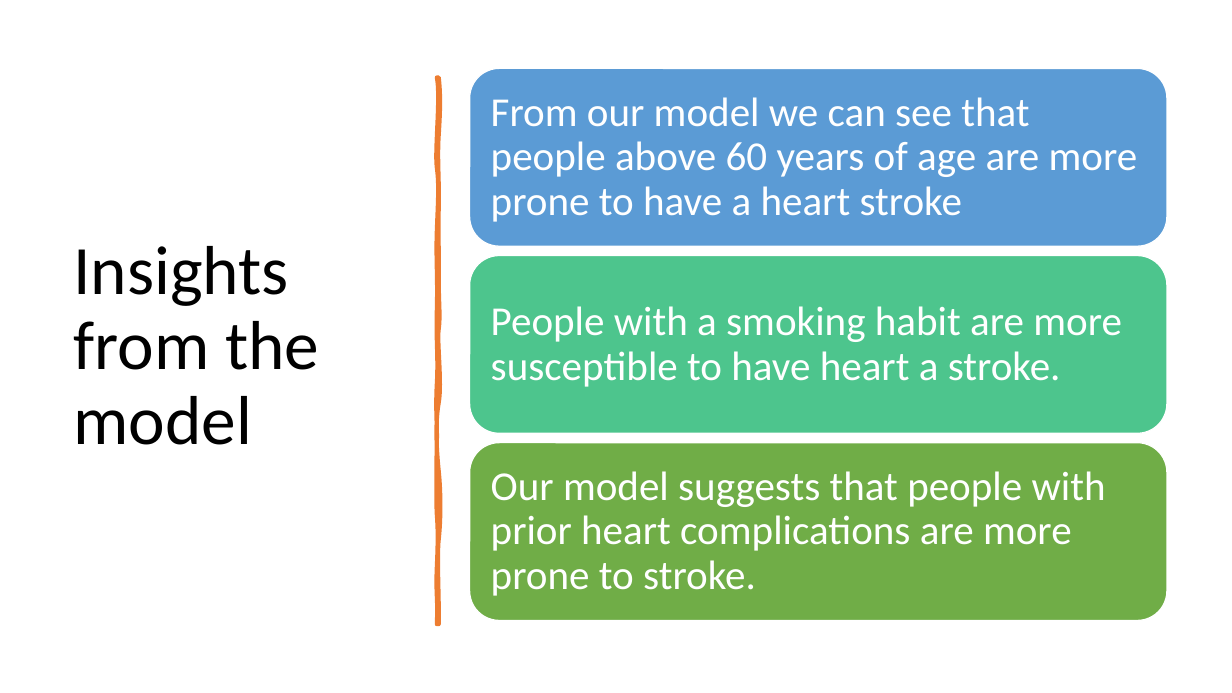
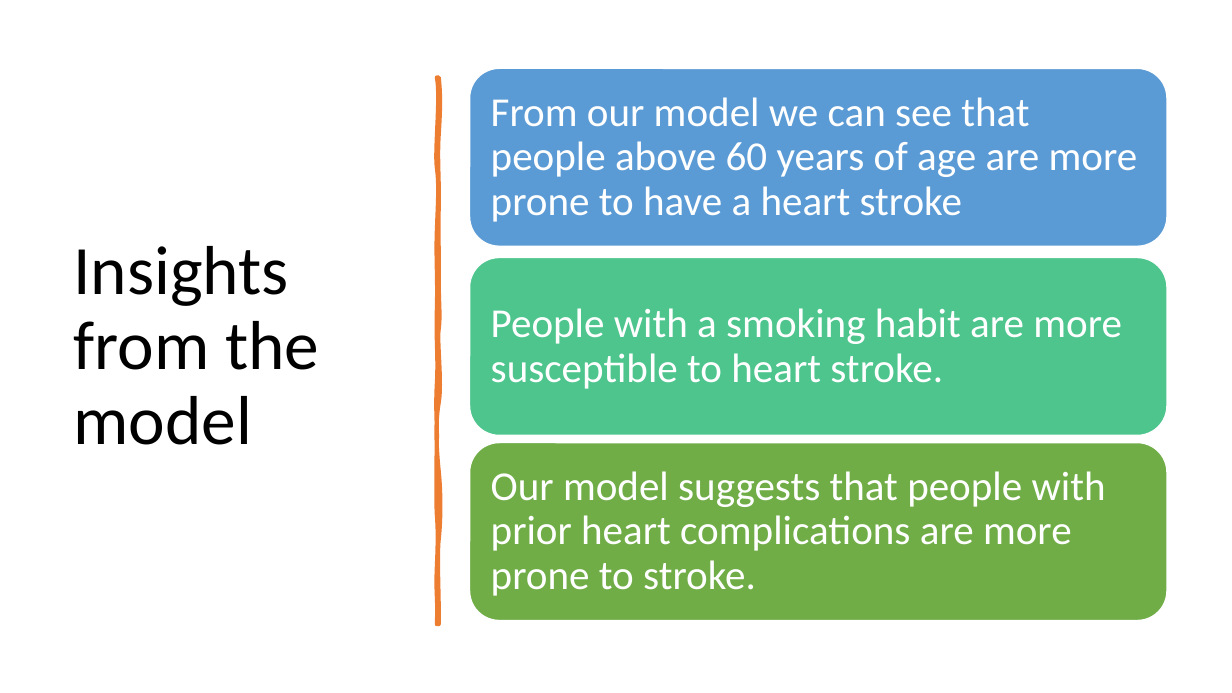
Before and after one commit to dudyalasaisumanth/bigdataproject, a slide deck: slide 20 of Big_Data_Project_Presentation.pptx. Drawn at 1232x693 pixels with LibreOffice and Linux fonts; fonts in the diff are those of the drawing. Boxes give left, top, right and bottom in pixels: in the first picture for what was removed or moved away, otherwise in the second. Text is boxed around its words. In the diff, an @@ line names an element or a change of style, - is before the commit and + after.

```diff
--- a/Big_Data_Project_Presentation.pptx
+++ b/Big_Data_Project_Presentation.pptx
@@ text at [491, 308, 1122, 389]: text changed @@
-People with a smoking habit are more susceptible to have heart a stroke.
+People with a smoking habit are more susceptible to heart stroke.
```
Also in this commit, not shown: 2 other slides changed.
